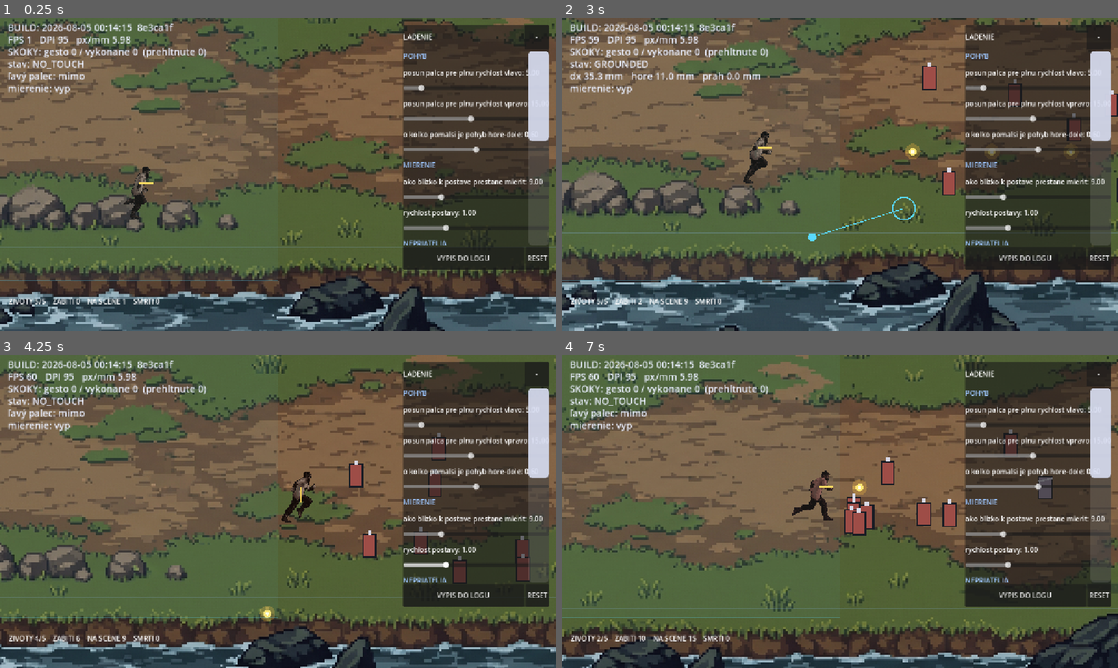
Above: before the commit, frames 1-4 (two rows, left to right).
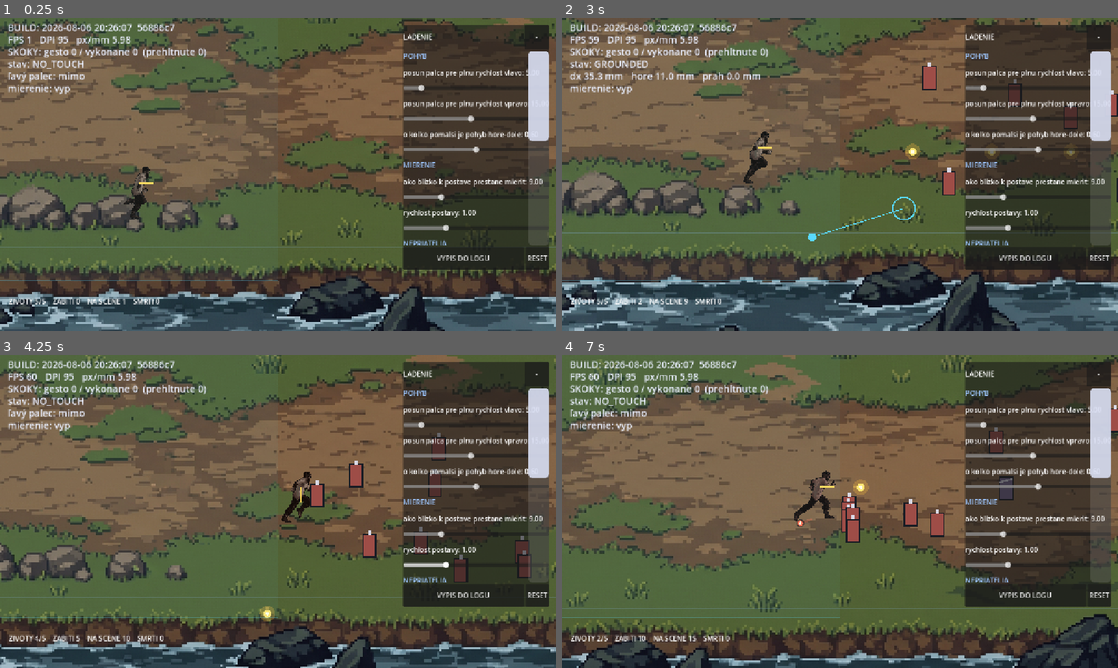
Above: after the commit, the same moments.

Repository: belispav/slavs
Game: Godot game, scene res://scenes/main.tscn
Same seed, same stepped clock (60 frames per second), same inputs: the game is played once before the commit and once after it.
Inputs (mouse positions are in pixels of both pictures, inside the frame that each line leads up to):
- Up to frame 1 (0.25 s): no input
- Up to frame 2 (3 s): tap Enter (ui_accept) at 0.5, 0.77 s; move the mouse to (962, 158) at 0.52 s; hold D 0.53-1.25 s; hold Space 0.53-1.25 s; click (962, 158) at 0.67 s; drag from (728, 190) to (823, 155) at 1.27 s; move the mouse to (895, 105) at 2.02 s; hold A 2.03-2.75 s; hold L 2.03-2.75 s; drag from (812, 237) to (1084, 149) at 2.77 s
- Up to frame 3 (4.25 s): move the mouse to (444, 558) at 3.52 s; hold D from 3.53 s (still down); hold K from 3.53 s (still down); tap Enter (ui_accept) at 3.77 s
- Up to frame 4 (7 s): release D at 4.25 s; release K at 4.25 s; drag from (673, 464) to (867, 502) at 4.27 s; move the mouse to (867, 511) at 5.02 s; hold D 5.03-5.75 s; hold Space 5.03-5.75 s; click (867, 511) at 5.17 s; drag from (756, 433) to (979, 380) at 5.77 s; move the mouse to (962, 495) at 6.52 s; hold A from 6.53 s (still down); hold L from 6.53 s (still down); tap Enter (ui_accept) at 6.77 s

The runs differ from the first frame. In frame 1, 0.2% of the frame differs, in the area x 15-32%, y 1-5%; in frame 2, 0.3%; in frame 3, 0.7%; in frame 4, 19%, in the area x 0-100%, y 0-100%.

Commit message:
Shots fly off the screen instead of expiring, and throwers stop at their own range
A fixed lifetime is a distance in disguise, and it depended on how fast the
projectile happened to be. The enemy shot covered 363 units of a 1600 unit
screen and vanished in mid-air a quarter of the way across. Shots now end when
they leave the view; the timer stays only as a safety net, long enough never to
be reached, so a bullet cannot leak out of the pool.

Throwers all held the same range, so they stopped on one arc and stood in a
heap - which reads as one enemy drawn several times. Each now picks its own
range within a third either side. That is also where the difference between
enemy types will go later; for now the spread is enough to break up the row.

Diff:
--- a/volya/scripts/build_stamp.gd
+++ b/volya/scripts/build_stamp.gd
@@ -5,4 +5,4 @@
 ##
 ## ZAMERNE tu NIE JE class_name: globalne nazvy tried su v cache, ktoru
 ## headless export neobnovuje, a export by na tom padol.
-const STAMP := "2026-08-05 00:14:15  8e3ca1f"
+const STAMP := "2026-08-06 20:26:07  56886c7"
--- a/volya/scripts/bullet.gd
+++ b/volya/scripts/bullet.gd
@@ -7,6 +7,8 @@
 ## in the player's favour are design pillar 1 — a shot that looks close should
 ## count. Enemy shots get the opposite treatment: small, fair hitbox.
 const RADIUS := 9.0
+## How far past the edge of the screen a shot flies before it is recycled.
+const OFF_SCREEN_MARGIN := 120.0
 const HIT_RADIUS_PLAYER := 18.0
 const HIT_RADIUS_HOSTILE := 6.0
 
@@ -59,9 +61,28 @@
 
 func _physics_process(delta: float) -> void:
 	global_position += dir * speed * delta
+
+	# Shots end when they leave the screen, not on a stopwatch. A fixed lifetime
+	# is a distance in disguise, and it depended on the projectile's speed: the
+	# slow enemy shot covered 363 units of a 1600 unit screen before vanishing
+	# in mid-air, a quarter of the way to anything.
+	if _off_screen():
+		despawn()
+		return
+
+	# The timer stays as a safety net only, long enough never to be reached in
+	# normal play. Without it a shot fired at a camera that then stops moving
+	# could sit in the pool forever.
 	life -= delta
 	if life <= 0.0:
 		despawn()
+
+
+func _off_screen() -> bool:
+	var view: Vector2 = get_viewport().get_visible_rect().size
+	var at: Vector2 = get_global_transform_with_canvas().origin
+	return at.x < -OFF_SCREEN_MARGIN or at.x > view.x + OFF_SCREEN_MARGIN \
+		or at.y < -OFF_SCREEN_MARGIN or at.y > view.y + OFF_SCREEN_MARGIN
 
 
 func _on_area_entered(area: Area2D) -> void:
--- a/volya/scripts/enemy.gd
+++ b/volya/scripts/enemy.gd
@@ -27,6 +27,9 @@
 var _depth_offset: float = 0.0
 var _weave_time: float = 0.0
 var _weave_rate: float = 1.0
+## The range this particular thrower holds. Its own, so a group of them does not
+## line up on one arc.
+var _keep_distance: float = Tuning.THROWER_KEEP_DISTANCE
 var _hurtbox: Area2D
 
 
@@ -69,6 +72,9 @@
 		Tuning.ENEMY_DEPTH_SPREAD)
 	_weave_time = randf() * TAU
 	_weave_rate = Tuning.ENEMY_WEAVE_SPEED * randf_range(0.6, 1.4)
+	_keep_distance = Tuning.THROWER_KEEP_DISTANCE * randf_range(
+		1.0 - Tuning.THROWER_DISTANCE_SPREAD,
+		1.0 + Tuning.THROWER_DISTANCE_SPREAD)
 	active = true
 	show()
 	set_physics_process(true)
@@ -197,9 +203,9 @@
 	var speed: float = Tuning.THROWER_SPEED * Tuning.thrower_speed_scale
 
 	# hold the preferred range: close in if far, back off if too close
-	if dist > Tuning.THROWER_KEEP_DISTANCE + 60.0:
+	if dist > _keep_distance + 60.0:
 		velocity.x = dir * speed
-	elif dist < Tuning.THROWER_KEEP_DISTANCE - 60.0:
+	elif dist < _keep_distance - 60.0:
 		velocity.x = -dir * speed
 	else:
 		velocity.x = move_toward(velocity.x, 0.0, speed * 4.0 * delta)
--- a/volya/scripts/tuning.gd
+++ b/volya/scripts/tuning.gd
@@ -37,7 +37,9 @@
 
 # --- Weapon ---
 const BULLET_SPEED: float = 1400.0
-const BULLET_LIFETIME: float = 1.1
+## Safety net only. Shots now end when they leave the screen, so this just has
+## to be longer than any shot could plausibly stay in view.
+const BULLET_LIFETIME: float = 6.0
 const FIRE_INTERVAL: float = 0.09
 const BULLET_POOL_SIZE: int = 96
 const MUZZLE_DISTANCE: float = 34.0
@@ -134,6 +136,13 @@
 ## ratio as before, so the two roles still read apart at a glance.
 const THROWER_SPEED: float = 76.0
 const THROWER_KEEP_DISTANCE: float = 430.0
+## Each thrower picks its own range within this much of the nominal one.
+##
+## With a single distance they all stop on the same line and stand in a heap,
+## which reads as one enemy drawn several times rather than several enemies.
+## Later this is where the difference between enemy types goes; for now a spread
+## is enough to break the row up.
+const THROWER_DISTANCE_SPREAD: float = 0.34
 const THROWER_RANGE: float = 700.0
 const THROWER_INTERVAL: float = 2.0
 const THROWER_SHOT_SPEED: float = 330.0
Not shown, added: volya/art/env_03.png.import
